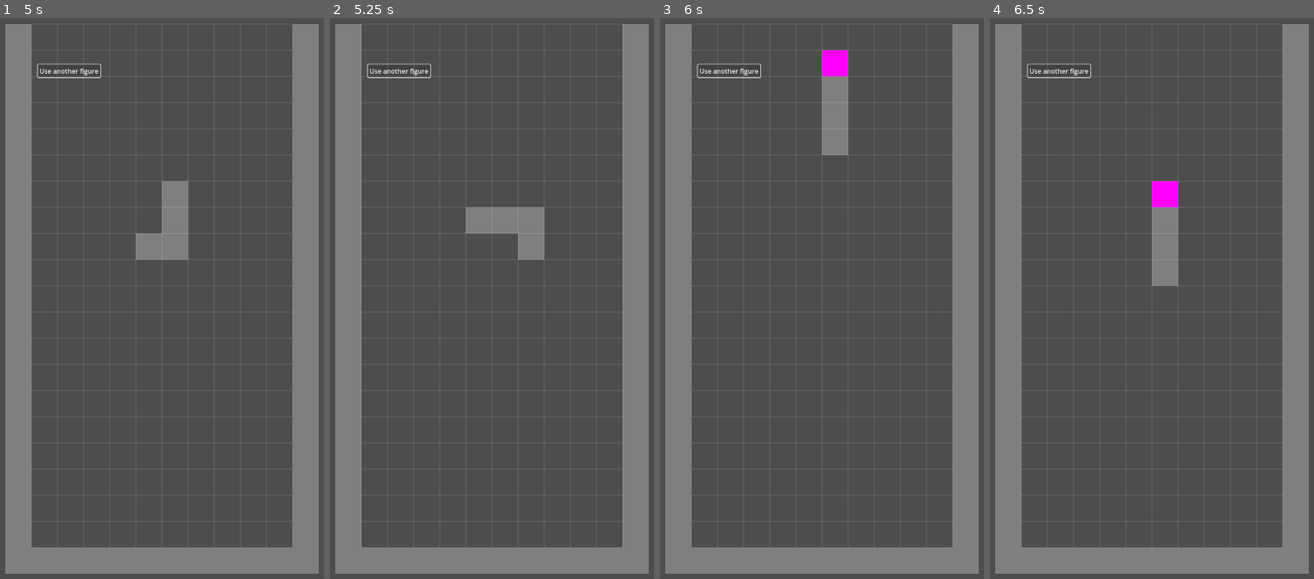
Above: before the commit, frames 1-4 (left to right).
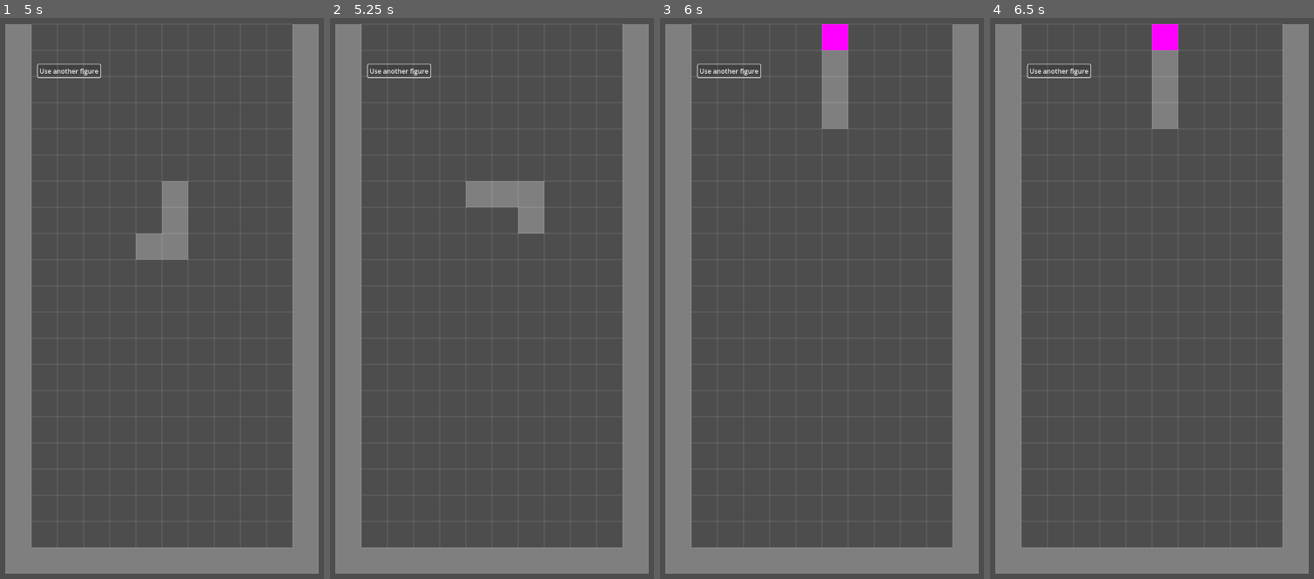
Above: after the commit, the same moments.

Repository: lacedon/mana-tetris
Game: Godot game, scene res://src/components/field/field.tscn
Same seed, same stepped clock (60 frames per second), same inputs: the game is played once before the commit and once after it.
Inputs:
- Up to frame 1 (5 s): click "Use another figure" at 0.5 s; tap Enter at 1.25, 4.25 s; hold Right (move-right) 1.28-2.03 s; hold S (drop) 1.28-2.03 s; hold Left (move-left) 2.03-2.78 s; tap Up (rotate) at 2.1, 3.6 s; tap Space at 2.75 s; hold S (drop) 2.78-3.53 s; hold Right (move-right) 2.78-4.28 s; hold Left (move-left) from 4.28 s (still down); hold S (drop) from 4.28 s (still down); tap P (pause) at 4.9 s
- Up to frame 2 (5.25 s): keep holding Left (move-left); release S (drop) at 5.03 s; tap Up (rotate) at 5.1 s
- Up to frame 3 (6 s): keep holding Left (move-left); tap Space at 5.75 s; hold S (drop) from 5.78 s (still down)
- Up to frame 4 (6.5 s): keep holding Left (move-left); keep holding S (drop)

Frame 1 is identical in both runs. In frame 2, 2.3% of the frame differs, in the area x 41-67%, y 29-44%; in frame 3, 1.1%; in frame 4, 3.0%, in the area x 50-59%, y 1-48%.
Error before the commit: Invalid call. Nonexistent function 'toggle_pause' in base 'Node (figure_mover.gd)'. (res://src/components/controller/controller.gd:19)

Commit message:
Allow to pause game

Diff:
--- a/src/components/field/figure_mover/figure_mover.gd
+++ b/src/components/field/figure_mover/figure_mover.gd
@@ -33,3 +33,6 @@
 func move_figure(direction: int) -> void:
     if figureNode:
         figureNode.move_figure_side(direction)
+
+func toggle_pause() -> void:
+    isPaused = !isPaused
